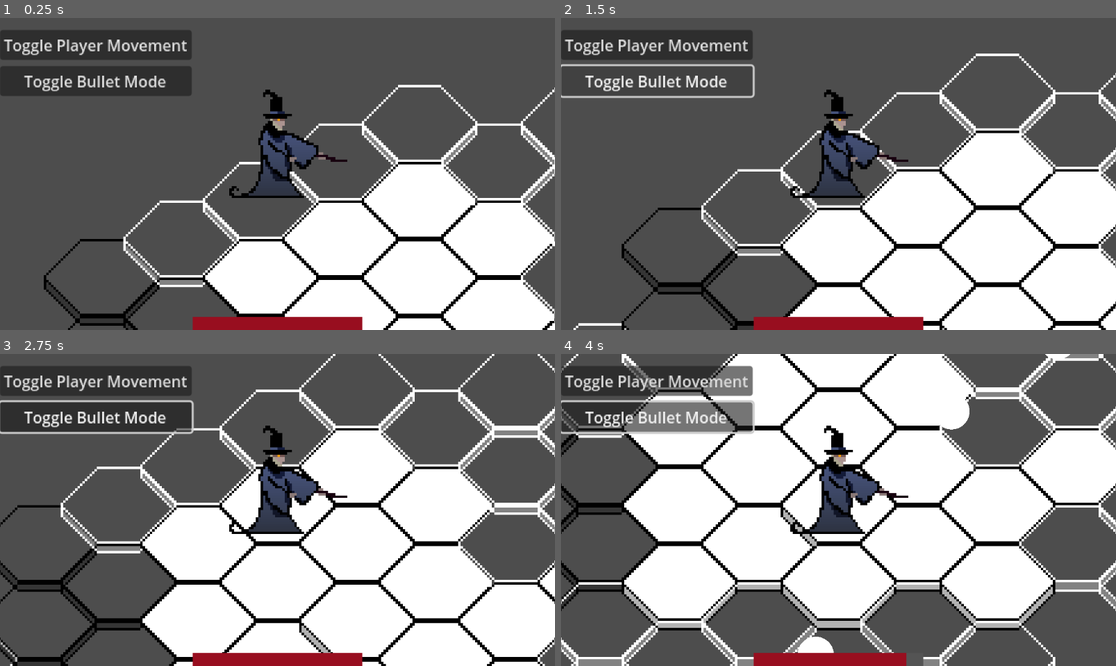
Above: before the commit, frames 1-4 (two rows, left to right).
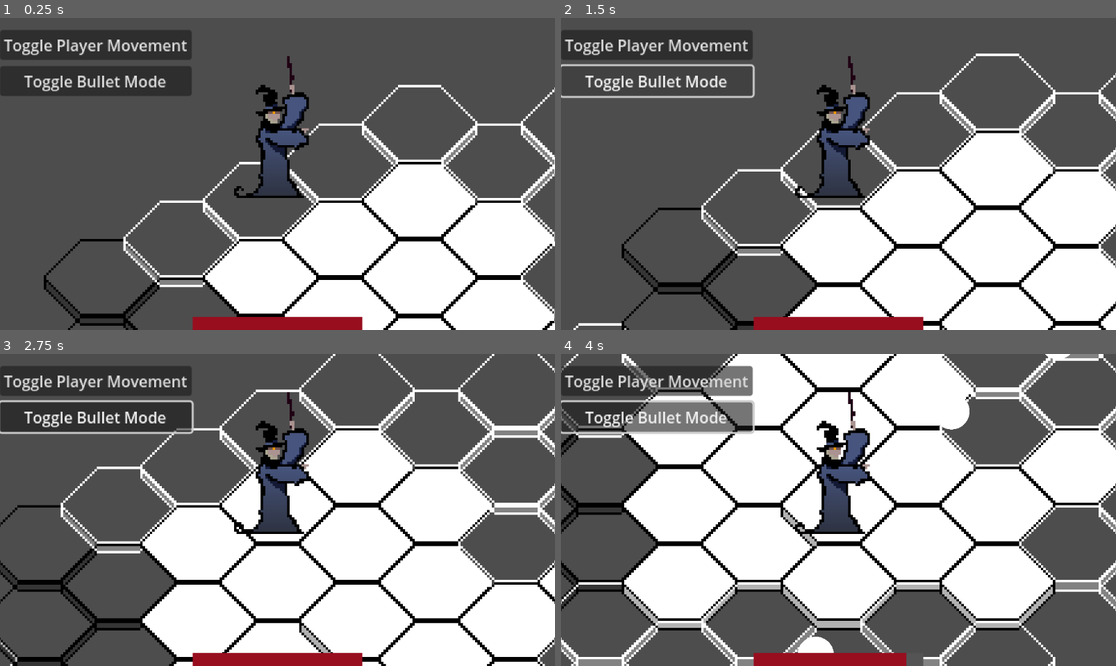
Above: after the commit, the same moments.

Repository: cjack-chmod/ProjectBH
Game: Godot game, scene res://scenes/main.tscn
Two runs of this game, one before a commit and one after it. Both use one fixed random seed, a clock stepped at 60 frames per second and the inputs below.
Inputs (mouse positions are in pixels of both pictures, inside the frame that each line leads up to):
- Up to frame 1 (0.25 s): no input
- Up to frame 2 (1.5 s): click "Toggle Player Movement" at 0.5 s; click "Toggle Bullet Mode" at 1.25 s
- Up to frame 3 (2.75 s): tap Enter at 2 s; move the mouse to (399, 494) at 2.02 s; hold D (right) from 2.03 s (still down); click (399, 494) at 2.17 s
- Up to frame 4 (4 s): move the mouse to (727, 525) at 2.77 s; release D (right) at 2.78 s; hold S (down) 2.78-3.53 s; click (727, 525) at 2.92 s; move the mouse to (894, 441) at 3.52 s; hold D (right) from 3.53 s (still down); click (894, 441) at 3.67 s

The runs differ from the first frame. In frame 1, 1.9% of the frame differs, in the area x 41-63%, y 12-58%; in frame 2, 1.9%; in frame 3, 1.9%; in frame 4, 2.0%.

Commit message:
Animation player and attempting teleport

Diff:
--- a/scenes/player/player.tscn
+++ b/scenes/player/player.tscn
@@ -1,12 +1,283 @@
-[gd_scene load_steps=7 format=3 uid="uid://dgfjj60ulo8mg"]
+[gd_scene load_steps=14 format=3 uid="uid://dgfjj60ulo8mg"]
 
 [ext_resource type="Script" path="res://scripts/player/player.gd" id="1_jwbjq"]
 [ext_resource type="PackedScene" uid="uid://4c6jg4p4sml3" path="res://place_holder_ui.tscn" id="2_eo7g8"]
 [ext_resource type="AudioStream" uid="uid://dcmkq0hhuorew" path="res://scenes/player/ohh.wav" id="3_aecyb"]
-[ext_resource type="PackedScene" uid="uid://sooiuymu8sms" path="res://scenes/player/animation_player.tscn" id="4_34fvm"]
 [ext_resource type="Texture2D" uid="uid://b568lst3wedbm" path="res://scenes/player/WizardSpritesheet.png" id="4_x026j"]
+[ext_resource type="Shader" path="res://scenes/player/sprite_flash.gdshader" id="5_47fhr"]
+[ext_resource type="Script" path="res://scenes/player/sprite_manager.gd" id="6_psjlv"]
 
 [sub_resource type="CapsuleShape2D" id="CapsuleShape2D_ehlod"]
+
+[sub_resource type="Animation" id="Animation_tdrs0"]
+resource_name = "cast"
+length = 0.8
+step = 0.05
+tracks/0/type = "value"
+tracks/0/imported = false
+tracks/0/enabled = true
+tracks/0/path = NodePath("Sprite2D:texture")
+tracks/0/interp = 1
+tracks/0/loop_wrap = true
+tracks/0/keys = {
+"times": PackedFloat32Array(0),
+"transitions": PackedFloat32Array(1),
+"update": 1,
+"values": [ExtResource("4_x026j")]
+}
+tracks/1/type = "value"
+tracks/1/imported = false
+tracks/1/enabled = true
+tracks/1/path = NodePath("Sprite2D:vframes")
+tracks/1/interp = 1
+tracks/1/loop_wrap = true
+tracks/1/keys = {
+"times": PackedFloat32Array(0),
+"transitions": PackedFloat32Array(1),
+"update": 1,
+"values": [3]
+}
+tracks/2/type = "value"
+tracks/2/imported = false
+tracks/2/enabled = true
+tracks/2/path = NodePath("Sprite2D:hframes")
+tracks/2/interp = 1
+tracks/2/loop_wrap = true
+tracks/2/keys = {
+"times": PackedFloat32Array(0),
+"transitions": PackedFloat32Array(1),
+"update": 1,
+"values": [3]
+}
+tracks/3/type = "value"
+tracks/3/imported = false
+tracks/3/enabled = true
+tracks/3/path = NodePath("Sprite2D:position")
+tracks/3/interp = 1
+tracks/3/loop_wrap = true
+tracks/3/keys = {
+"times": PackedFloat32Array(0),
+"transitions": PackedFloat32Array(1),
+"update": 0,
+"values": [Vector2(10, -20)]
+}
+tracks/4/type = "value"
+tracks/4/imported = false
+tracks/4/enabled = true
+tracks/4/path = NodePath("Sprite2D:frame")
+tracks/4/interp = 1
+tracks/4/loop_wrap = true
+tracks/4/keys = {
+"times": PackedFloat32Array(0, 0.1, 0.15, 0.35, 0.55, 0.75),
+"transitions": PackedFloat32Array(1, 1, 1, 1, 1, 1),
+"update": 1,
+"values": [0, 1, 2, 3, 4, 0]
+}
+tracks/5/type = "value"
+tracks/5/imported = false
+tracks/5/enabled = true
+tracks/5/path = NodePath("Sprite2D:material:shader_parameter/intensity")
+tracks/5/interp = 1
+tracks/5/loop_wrap = true
+tracks/5/keys = {
+"times": PackedFloat32Array(0),
+"transitions": PackedFloat32Array(1),
+"update": 0,
+"values": [0.0]
+}
+
+[sub_resource type="Animation" id="Animation_3uas1"]
+resource_name = "idle"
+length = 0.7
+loop_mode = 1
+tracks/0/type = "value"
+tracks/0/imported = false
+tracks/0/enabled = true
+tracks/0/path = NodePath("Sprite2D:texture")
+tracks/0/interp = 1
+tracks/0/loop_wrap = true
+tracks/0/keys = {
+"times": PackedFloat32Array(0),
+"transitions": PackedFloat32Array(1),
+"update": 1,
+"values": [ExtResource("4_x026j")]
+}
+tracks/1/type = "value"
+tracks/1/imported = false
+tracks/1/enabled = true
+tracks/1/path = NodePath("Sprite2D:hframes")
+tracks/1/interp = 1
+tracks/1/loop_wrap = true
+tracks/1/keys = {
+"times": PackedFloat32Array(0),
+"transitions": PackedFloat32Array(1),
+"update": 1,
+"values": [3]
+}
+tracks/2/type = "value"
+tracks/2/imported = false
+tracks/2/enabled = true
+tracks/2/path = NodePath("Sprite2D:vframes")
+tracks/2/interp = 1
+tracks/2/loop_wrap = true
+tracks/2/keys = {
+"times": PackedFloat32Array(0),
+"transitions": PackedFloat32Array(1),
+"update": 1,
+"values": [3]
+}
+tracks/3/type = "value"
+tracks/3/imported = false
+tracks/3/enabled = true
+tracks/3/path = NodePath("Sprite2D:frame")
+tracks/3/interp = 1
+tracks/3/loop_wrap = true
+tracks/3/keys = {
+"times": PackedFloat32Array(0, 0.2, 0.3, 0.5),
+"transitions": PackedFloat32Array(1, 1, 1, 1),
+"update": 1,
+"values": [5, 6, 7, 8]
+}
+tracks/4/type = "value"
+tracks/4/imported = false
+tracks/4/enabled = true
+tracks/4/path = NodePath("Sprite2D:position")
+tracks/4/interp = 1
+tracks/4/loop_wrap = true
+tracks/4/keys = {
+"times": PackedFloat32Array(0),
+"transitions": PackedFloat32Array(1),
+"update": 0,
+"values": [Vector2(10, -20)]
+}
+tracks/5/type = "value"
+tracks/5/imported = false
+tracks/5/enabled = true
+tracks/5/path = NodePath("Sprite2D:material:shader_parameter/intensity")
+tracks/5/interp = 1
+tracks/5/loop_wrap = true
+tracks/5/keys = {
+"times": PackedFloat32Array(0),
+"transitions": PackedFloat32Array(1),
+"update": 0,
+"values": [0.0]
+}
+
+[sub_resource type="Animation" id="Animation_tywpa"]
+resource_name = "teleport"
+length = 1.2
+step = 0.05
+tracks/0/type = "value"
+tracks/0/imported = false
+tracks/0/enabled = true
+tracks/0/path = NodePath("Sprite2D:texture")
+tracks/0/interp = 1
+tracks/0/loop_wrap = true
+tracks/0/keys = {
+"times": PackedFloat32Array(0),
+"transitions": PackedFloat32Array(1),
+"update": 1,
+"values": [ExtResource("4_x026j")]
+}
+tracks/1/type = "value"
+tracks/1/imported = false
+tracks/1/enabled = true
+tracks/1/path = NodePath("Sprite2D:hframes")
+tracks/1/interp = 1
+tracks/1/loop_wrap = true
+tracks/1/keys = {
+"times": PackedFloat32Array(0),
+"transitions": PackedFloat32Array(1),
+"update": 1,
+"values": [3]
+}
+tracks/2/type = "value"
+tracks/2/imported = false
+tracks/2/enabled = true
+tracks/2/path = NodePath("Sprite2D:vframes")
+tracks/2/interp = 1
+tracks/2/loop_wrap = true
+tracks/2/keys = {
+"times": PackedFloat32Array(0),
+"transitions": PackedFloat32Array(1),
+"update": 1,
+"values": [3]
+}
+tracks/3/type = "value"
+tracks/3/imported = false
+tracks/3/enabled = true
+tracks/3/path = NodePath("Sprite2D:position")
+tracks/3/interp = 1
+tracks/3/loop_wrap = true
+tracks/3/keys = {
+"times": PackedFloat32Array(0),
+"transitions": PackedFloat32Array(1),
+"update": 0,
+"values": [Vector2(10, -20)]
+}
+tracks/4/type = "value"
+tracks/4/imported = false
+tracks/4/enabled = true
+tracks/4/path = NodePath("Sprite2D:frame")
+tracks/4/interp = 1
+tracks/4/loop_wrap = true
+tracks/4/keys = {
+"times": PackedFloat32Array(0, 0.1, 0.15, 0.2, 0.75, 1, 1.15),
+"transitions": PackedFloat32Array(1, 1, 1, 1, 1, 1, 1),
+"update": 1,
+"values": [0, 7, 1, 2, 1, 0, 6]
+}
+tracks/5/type = "value"
+tracks/5/imported = false
+tracks/5/enabled = true
+tracks/5/path = NodePath("Sprite2D:modulate")
+tracks/5/interp = 1
+tracks/5/loop_wrap = true
+tracks/5/keys = {
+"times": PackedFloat32Array(0.25, 0.35, 0.8, 1),
+"transitions": PackedFloat32Array(1, 1, 1, 1),
+"update": 0,
+"values": [Color(1, 1, 1, 1), Color(0.835294, 1, 1, 0), Color(0.835294, 1, 1, 0), Color(1, 1, 1, 1)]
+}
+tracks/6/type = "value"
+tracks/6/imported = false
+tracks/6/enabled = true
+tracks/6/path = NodePath("Sprite2D:material:shader_parameter/intensity")
+tracks/6/interp = 1
+tracks/6/loop_wrap = true
+tracks/6/keys = {
+"times": PackedFloat32Array(0.15, 0.3, 0.8, 1),
+"transitions": PackedFloat32Array(1, 1, 1, 1),
+"update": 0,
+"values": [0.0, 1.0, 1.0, 0.0]
+}
+
+[sub_resource type="Animation" id="Animation_31tks"]
+length = 0.001
+tracks/0/type = "value"
+tracks/0/imported = false
+tracks/0/enabled = true
+tracks/0/path = NodePath("Sprite2D:material:shader_parameter/intensity")
+tracks/0/interp = 1
+tracks/0/loop_wrap = true
+tracks/0/keys = {
+"times": PackedFloat32Array(0),
+"transitions": PackedFloat32Array(1),
+"update": 0,
+"values": [0.0]
+}
+
+[sub_resource type="AnimationLibrary" id="AnimationLibrary_s5inc"]
+_data = {
+"RESET": SubResource("Animation_31tks"),
+"cast": SubResource("Animation_tdrs0"),
+"idle": SubResource("Animation_3uas1"),
+"teleport": SubResource("Animation_tywpa")
+}
+
+[sub_resource type="ShaderMaterial" id="ShaderMaterial_mdwfw"]
+shader = ExtResource("5_47fhr")
+shader_parameter/intensity = 0.0
 
 [node name="Player" type="CharacterBody2D"]
 script = ExtResource("1_jwbjq")
@@ -43,11 +314,17 @@
 stream = ExtResource("3_aecyb")
 pitch_scale = 1.2
 
-[node name="AnimationPlayer" parent="." instance=ExtResource("4_34fvm")]
+[node name="AnimationPlayer" type="AnimationPlayer" parent="."]
+libraries = {
+"": SubResource("AnimationLibrary_s5inc")
+}
 
 [node name="Sprite2D" type="Sprite2D" parent="."]
+material = SubResource("ShaderMaterial_mdwfw")
 position = Vector2(10, -20)
 texture = ExtResource("4_x026j")
 flip_h = true
 hframes = 3
 vframes = 3
+frame = 2
+script = ExtResource("6_psjlv")
--- /dev/null
+++ b/scenes/player/sprite_flash.gdshader
@@ -0,0 +1,20 @@
+shader_type canvas_item;
+uniform float intensity = 0.0;
+
+void vertex() {
+	// Called for every vertex the material is visible on.
+}
+
+void fragment() {
+	vec4 default_color = texture(TEXTURE, UV);
+	vec4 white_color = vec4(1.0, 1.0, 1.0, default_color.a);
+	vec4 set_color = default_color;
+	set_color += vec4(1,1,1,0)*intensity;
+	COLOR = set_color;
+	// Called for every pixel the material is visible on.
+}
+
+//void light() {
+	// Called for every pixel for every light affecting the CanvasItem.
+	// Uncomment to replace the default light processing function with this one.
+//}
--- /dev/null
+++ b/scenes/player/sprite_manager.gd
@@ -0,0 +1,6 @@
+extends Sprite2D
+# Modulates sprite color to white [0,1], where 1 is completely white, 0 is default color
+@export var sprite_flash_intensity: float = 0
+
+func _set_sprite_flash_intensity(intensity: float) -> void:
+	material.set("shader_parameter/intensity", sprite_flash_intensity)
--- a/scripts/global/global_events.gd
+++ b/scripts/global/global_events.gd
@@ -11,6 +11,7 @@
 #####################################
 signal toggle_player_movement_mode
 signal player_health_changed(_cur_health: float, _max_health: float)
+signal warp_player(_tilemap_coords: Vector2)
 
 
 #####################################
@@ -33,3 +34,6 @@
 
 func emit_player_health_changed(_cur_health: float, _max_health: float) -> void:
 	player_health_changed.emit(_cur_health, _max_health)
+
+func emit_warp_player(_tilemap_coords: Vector2) -> void:
+	warp_player.emit(_tilemap_coords)
--- a/scripts/player/player.gd
+++ b/scripts/player/player.gd
@@ -14,6 +14,9 @@
 
 @onready var tile_map: TileMap = get_parent().get_node("HexTilemap")
 
+# Animation
+@onready var animation_player: AnimationPlayer = get_node("AnimationPlayer")
+
 
 func _ready() -> void:
 	GlobalEvents.toggle_player_movement_mode.connect(_toggle_movement)
@@ -23,6 +26,7 @@
 
 # Input Function To Call Movement Function When Relevant Movement Key is pressed in hex based mode
 func _input(_event: InputEvent) -> void:
+
 	# hex based mode only
 	if !_free_move and !_hex_input_paused:
 		if Input.is_action_just_pressed("up"):
@@ -38,6 +42,14 @@
 		elif Input.is_action_just_pressed("right_up"):
 			_find_and_move_to_adjacent_tile(GlobalTileFunctions.HEXDIR.RIGHT_UP)
 
+func _warp_player(target_tile: Vector2) -> void:
+	# I would eventually like to differentiate this for some camerawork
+	# For now I'll just call on _move_to_tile_centre
+	pass
+
+# Animation test.
+func _cast_spell() -> void:
+	animation_player.play("cast")
 
 func _physics_process(_delta: float) -> void:
 	# Free movement code
--- a/scripts/tilemaps/hex_tilemap_controller.gd
+++ b/scripts/tilemaps/hex_tilemap_controller.gd
@@ -15,22 +15,20 @@
 			# Translates to which map coord it is in
 			var _pos_clicked: Vector2 = local_to_map(to_local(_global_clicked))
 			print(_pos_clicked)
-
 			# Emitting Spawn Building Signal at Centre Target Tile
 			var _global_tile_pos: Vector2 = map_to_local(to_global(_pos_clicked))
 			GlobalEvents.emit_spawn_building(_global_tile_pos)
-
 			# Calling toggle cell colour fnc
 			_toggle_alt_cell(_pos_clicked)
 
+
 		if event.button_index == MOUSE_BUTTON_RIGHT and event.is_pressed():
 			var _global_clicked: Vector2 = get_local_mouse_position()
-			# Translates to which map coord it is in
 			var _pos_clicked: Vector2 = local_to_map(to_local(_global_clicked))
+			print(_pos_clicked)
+			var _global_tile_pos: Vector2 = map_to_local(to_global(_pos_clicked))
+			GlobalEvents.emit_warp_player(_global_tile_pos)
 
-
-
-			pass
 
 func _toggle_alt_cell(_pos_clicked: Vector2) -> void:
 	# Finds the cell in the atlas and its current alt
